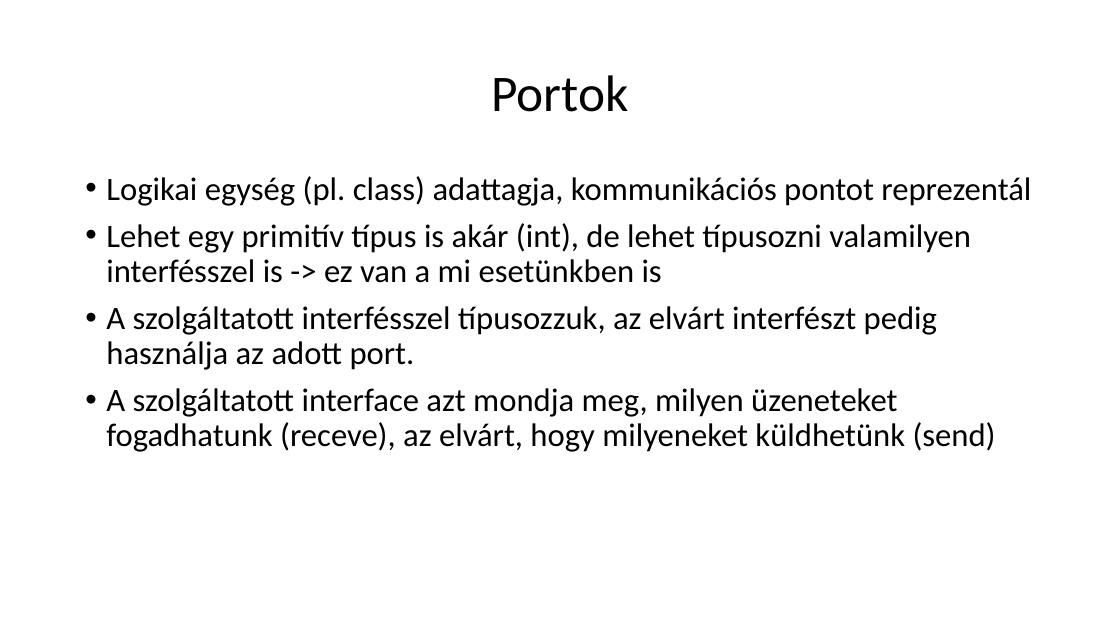
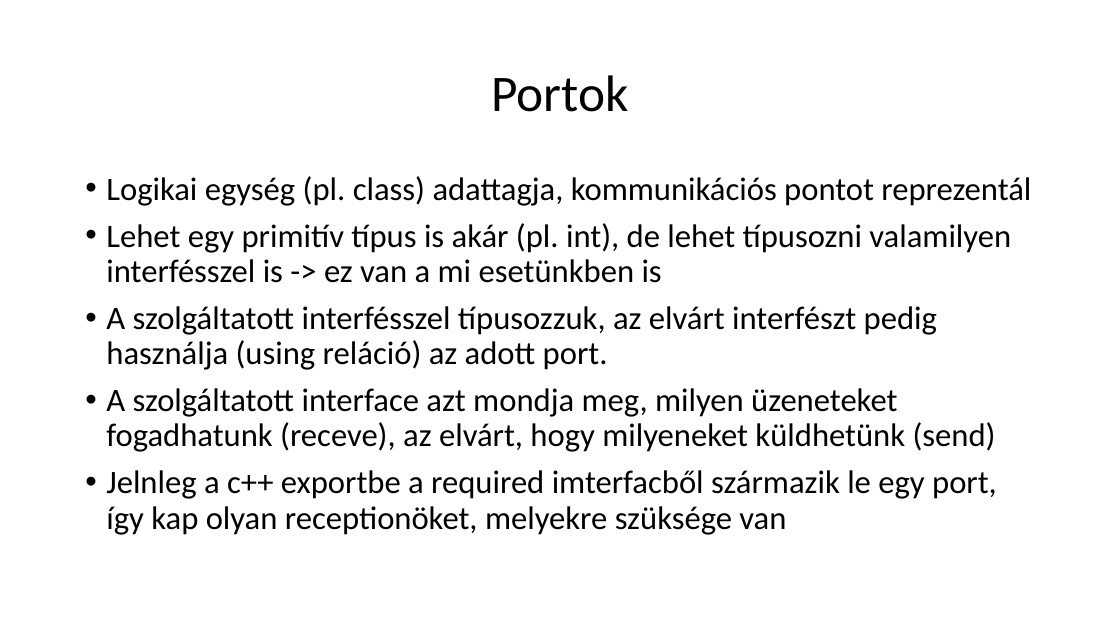
Before and after one commit to nagyandras95/Egyetem, a slide deck: slide 2 of port_versions/Komponensek.pptx. Drawn at 1120x630 pixels with LibreOffice and Linux fonts; fonts in the diff are those of the drawing. Boxes give left, top, right and bottom in pixels: in the first picture for what was removed or moved away, otherwise in the second. Text is boxed around its words. In the diff, an @@ line names an element or a change of style, - is before the commit and + after.

```diff
--- a/port_versions/Komponensek.pptx
+++ b/port_versions/Komponensek.pptx
@@ text at (106,223,1011,370): text changed @@
-• Lehet egy primitív típus is akár (int), de lehet típusozni valamilyen interfésszel is -> ez van a mi esetünkben is
-• A szolgáltatott interfésszel típusozzuk, az elvárt interfészt pedig használja az adott port.
+• Lehet egy primitív típus is akár (pl. int), de lehet típusozni valamilyen interfésszel is -> ez van a mi esetünkben is
+• A szolgáltatott interfésszel típusozzuk, az elvárt interfészt pedig használja (using reláció) az adott port.
@@ text at (106,470,997,535): paragraph added @@
+• Jelnleg a c++ exportbe a required imterfacből származik le egy port, így kap olyan receptionöket, melyekre szüksége van
```
Also in this commit, not shown: 5 other slides changed, 2 other files.
